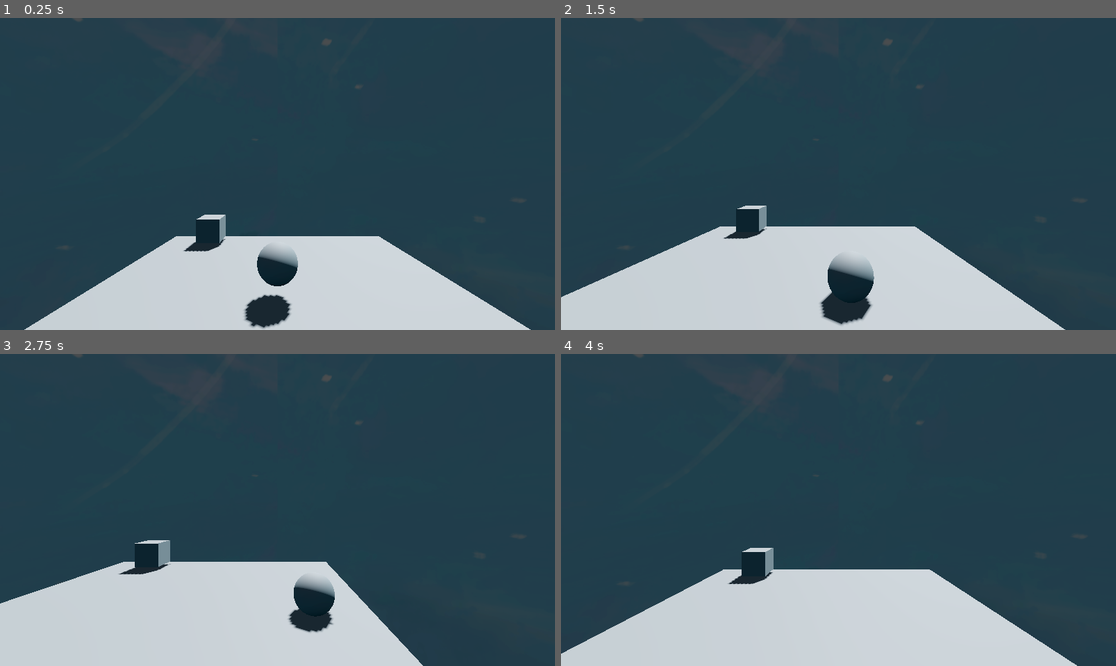
Above: before the commit, frames 1-4 (two rows, left to right).
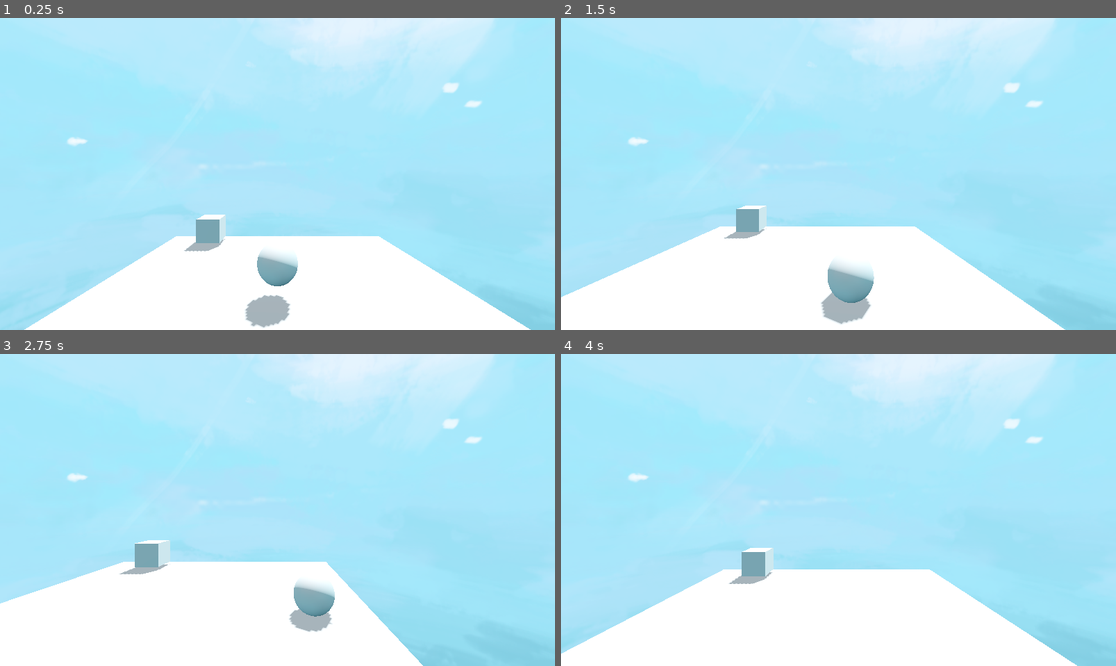
Above: after the commit, the same moments.

Repository: fazilhus/mantis-crab
Game: Godot game, scene res://scenes/game.tscn
The game is run twice, just before and just after one commit, with the same random seed, the same clock (stepped at 60 frames per second) and the same inputs.
Inputs:
- Up to frame 1 (0.25 s): no input
- Up to frame 2 (1.5 s): tap Enter (ui_accept) at 0.5, 0.77 s; hold Right (ui_right) 0.53-1.28 s; hold Down (ui_down) from 1.28 s (still down)
- Up to frame 3 (2.75 s): tap Enter (ui_accept) at 1.52, 2 s; release Down (ui_down) at 2.03 s; hold Right (ui_right) from 2.03 s (still down)
- Up to frame 4 (4 s): release Right (ui_right) at 2.78 s; hold Up (ui_up) 2.78-3.53 s; tap Enter (ui_accept) at 3.02, 3.5, 3.77 s; hold Left (ui_left) from 3.53 s (still down)

The runs differ from the first frame. In frame 1, 100% of the frame differs, in the area x 0-100%, y 0-100%; in frame 2, 100%; in frame 3, 100%; in frame 4, 100%.

Commit message:
new skybox

Diff:
--- a/resources/world_environment.tres
+++ b/resources/world_environment.tres
@@ -1,10 +1,9 @@
 [gd_resource type="Environment" load_steps=4 format=3 uid="uid://brg3g0uv71dbg"]
 
-[ext_resource type="Texture2D" uid="uid://2b53imsx3afe" path="res://assets/textures/Krabb_Skybox_V1.png" id="1_kreln"]
+[ext_resource type="Texture2D" uid="uid://b71tpfix0ayev" path="res://assets/textures/Krabb_Skybox_V3.png" id="1_qo3cx"]
 
 [sub_resource type="PanoramaSkyMaterial" id="PanoramaSkyMaterial_jfiap"]
-panorama = ExtResource("1_kreln")
-energy_multiplier = 0.25
+panorama = ExtResource("1_qo3cx")
 
 [sub_resource type="Sky" id="Sky_ir2g5"]
 sky_material = SubResource("PanoramaSkyMaterial_jfiap")
Binary file added: assets/textures/Krabb_Skybox_V3.png
Not shown, added: assets/textures/Krabb_Skybox_V3.png.import
